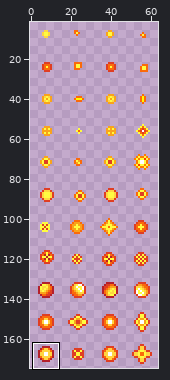
Two states of a sprite sheet, packages/client/public/images/game/bullet.png. The picture above shows the old version from afar; the outline marks the close-up.
Close-up. Earlier state:
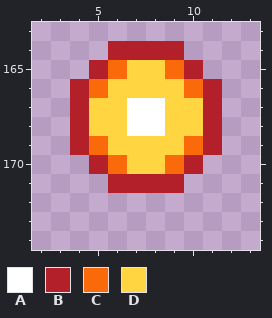
The file is 64x175 pixels. Shown: x 2..13, y 163..174. The wide view leaves out empty margins. The commit also changed other parts of the picture, which this record leaves out.
Palette (. is transparent): A #ffffff  B #b4202a  C #fa6a0a  D #ffd541
The result:
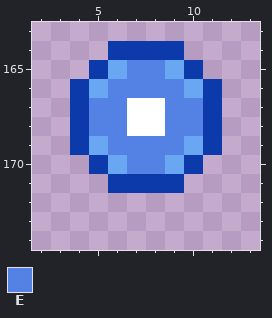
Colours new in this view: E #5482e4
Changes in this commit:
@@ palette @@
-B #b4202a
+B #0d3aab
-C #fa6a0a
+C #6aa7f2
@@ x 2..13 @@
 164 ....BBBB....
-165 ...BCDDCB...
-166 ..BCDDDDCB..
-167 ..BDDAADDB..
-168 ..BDDAADDB..
-169 ..BCDDDDCB..
-170 ...BCDDCB...
+165 ...BCEECB...
+166 ..BCEEEECB..
+167 ..BEEAAEEB..
+168 ..BEEAAEEB..
+169 ..BCEEEECB..
+170 ...BCEECB...
 171 ....BBBB....
